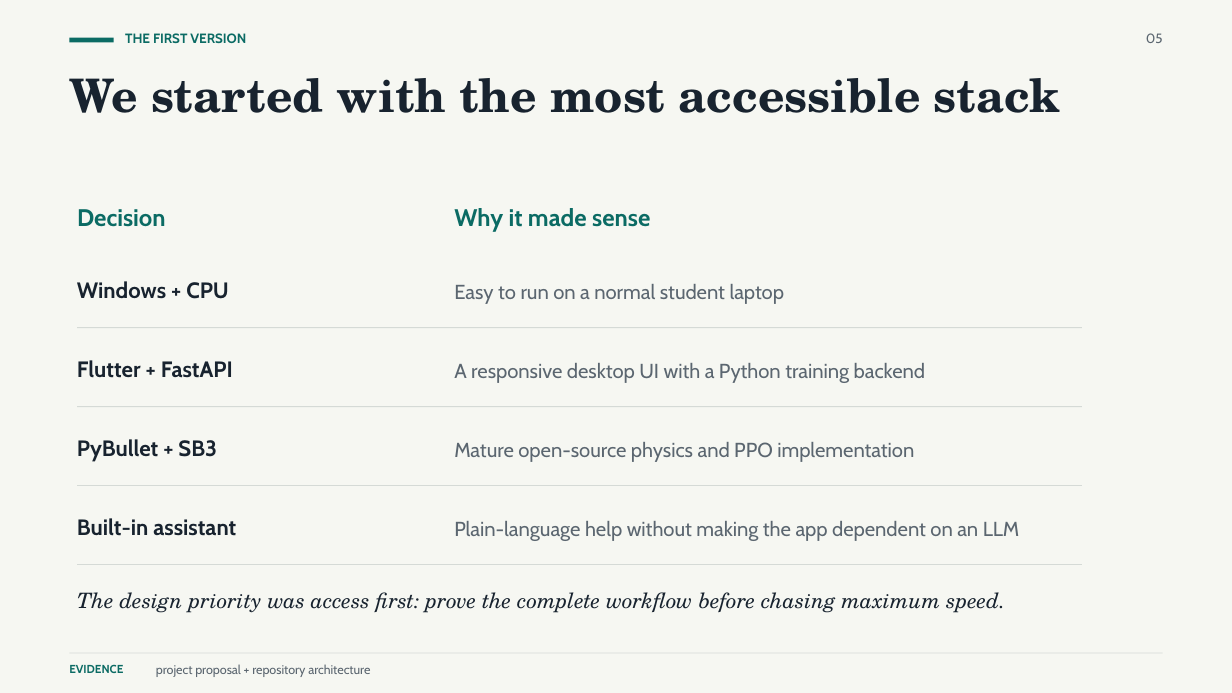
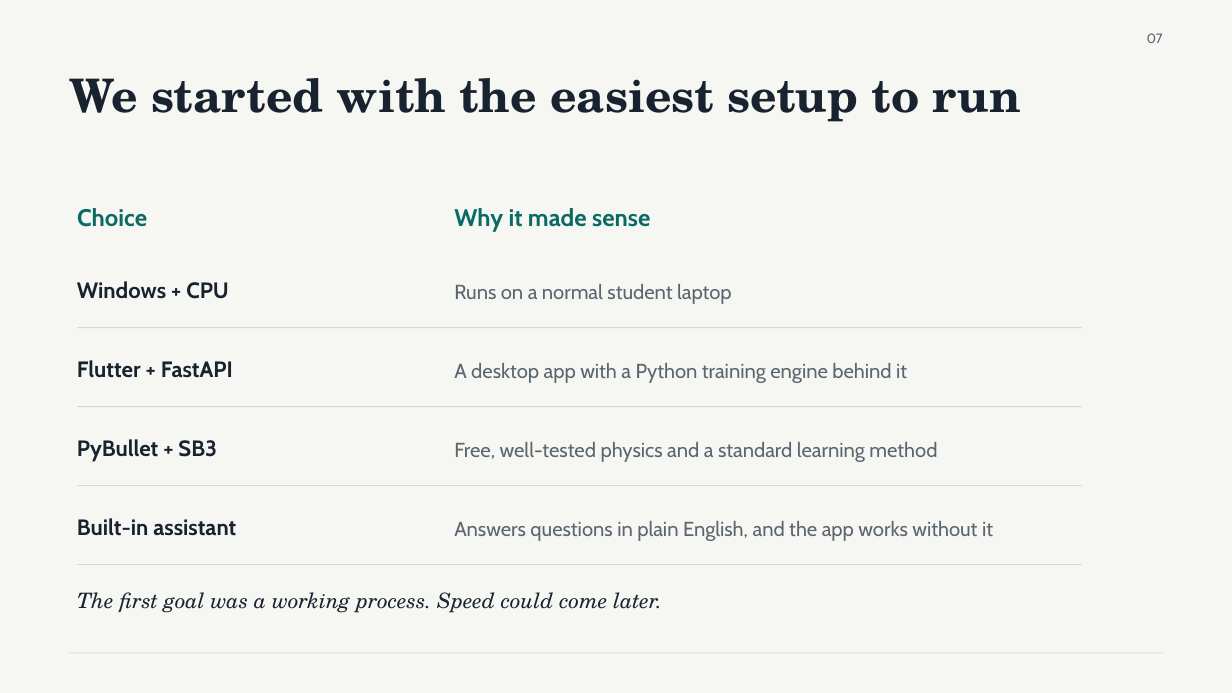
Before and after one commit to shivam675/rl-training-ground, a slide deck: slide 7 of EasyRTG_Final_Submission_Shivam_Chavan.pptx (slide 5 before the commit). Drawn at 1232x693 pixels with LibreOffice and Linux fonts; fonts in the diff are those of the drawing. Boxes give left, top, right and bottom in pixels: in the first picture for what was removed or moved away, otherwise in the second. Text is boxed around its words. In the diff, an @@ line names an element or a change of style, - is before the commit and + after.

```diff
--- a/EasyRTG_Final_Submission_Shivam_Chavan.pptx
+++ b/EasyRTG_Final_Submission_Shivam_Chavan.pptx
@@ rectangle removed at (69,38,114,43) @@
@@ text removed at (125,33,246,43) @@
-THE FIRST VERSION
@@ text at (1147,33,1163,43): text changed @@
-05
+07
@@ text at (69,78,1021,122): text changed @@
-We started with the most accessible stack
+We started with the easiest setup to run
@@ text at (77,208,147,227): text changed @@
-Decision
+Choice
@@ text at (454,284,732,304): text changed @@
-Easy to run on a normal student laptop
+Runs on a normal student laptop
@@ text at (454,363,907,383): text changed @@
-A responsive desktop UI with a Python training backend
+A desktop app with a Python training engine behind it
@@ text at (454,442,937,462): text changed @@
-Mature open-source physics and PPO implementation
+Free, well-tested physics and a standard learning method
@@ text at (454,521,993,541): text changed @@
-Plain-language help without making the app dependent on an LLM
+Answers questions in plain English, and the app works without it
@@ text at (77,592,662,613): text changed @@
-The design priority was access first: prove the complete workflow before chasing maximum speed.
+The first goal was a working process. Speed could come later.
@@ text removed at (69,664,123,673) @@
-EVIDENCE
@@ text removed at (156,664,370,677) @@
-project proposal + repository architecture
```
Also in this commit, not shown: 9 other slides changed, 23 slides added, 3 slides removed, 43 other files.
